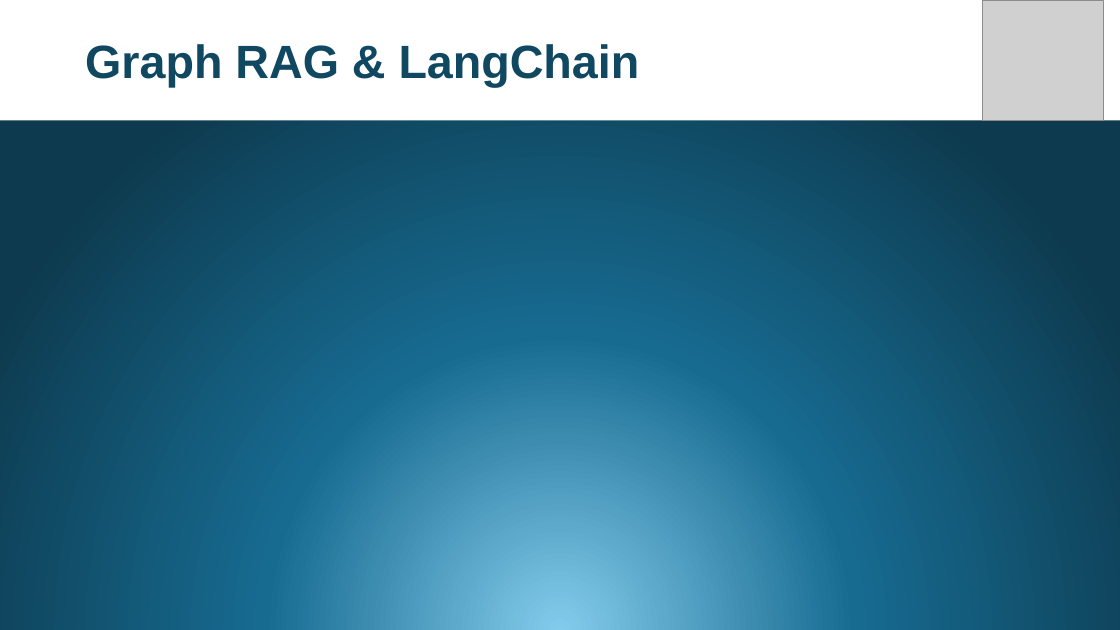
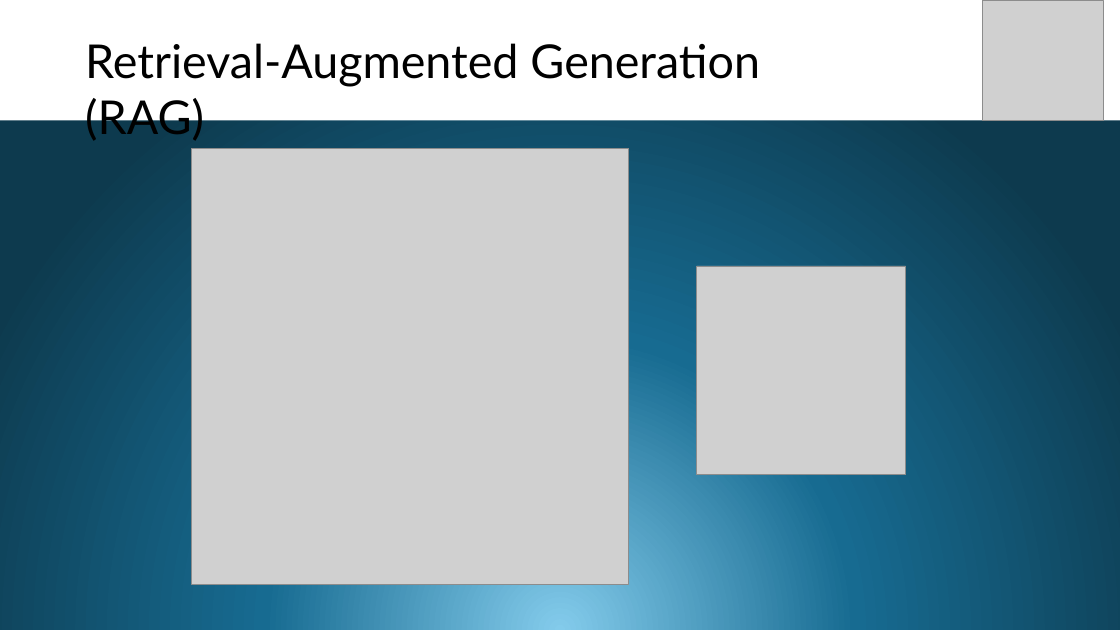
Before and after one commit to JannisMeyer/Hackaburg2025_Security_Info_Chatbot, a slide deck: slide 5 of Presentation/Presentation_SecPrompt.pptx. Drawn at 1120x630 pixels with LibreOffice and Linux fonts; fonts in the diff are those of the drawing; grey boxes stand for pictures. Boxes give left, top, right and bottom in pixels: in the first picture for what was removed or moved away, otherwise in the second. Text is boxed around its words. In the diff, an @@ line names an element or a change of style, - is before the commit and + after.

```diff
--- a/Presentation/Presentation_SecPrompt.pptx
+++ b/Presentation/Presentation_SecPrompt.pptx
@@ text at box(85, 43, 760, 141): text changed; font Arial to Lato; text colour #104862 to #000000; bold off @@
-Graph RAG & LangChain
+Retrieval-Augmented Generation (RAG)
@@ picture added at box(192, 148, 628, 585) @@
@@ picture added at box(697, 266, 906, 476) @@
```
Also in this commit, not shown: 4 other slides changed, 5 other files.
